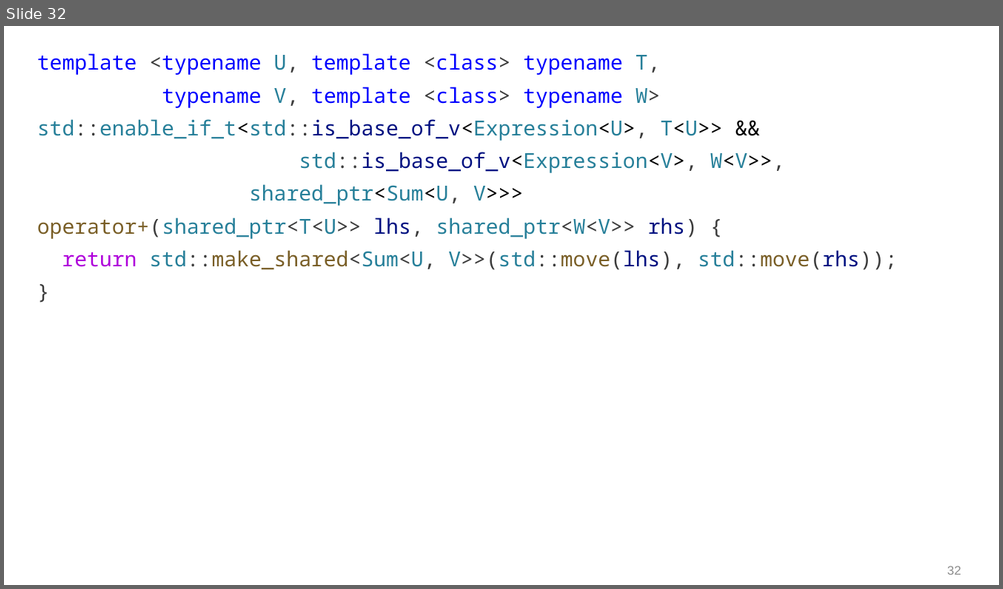
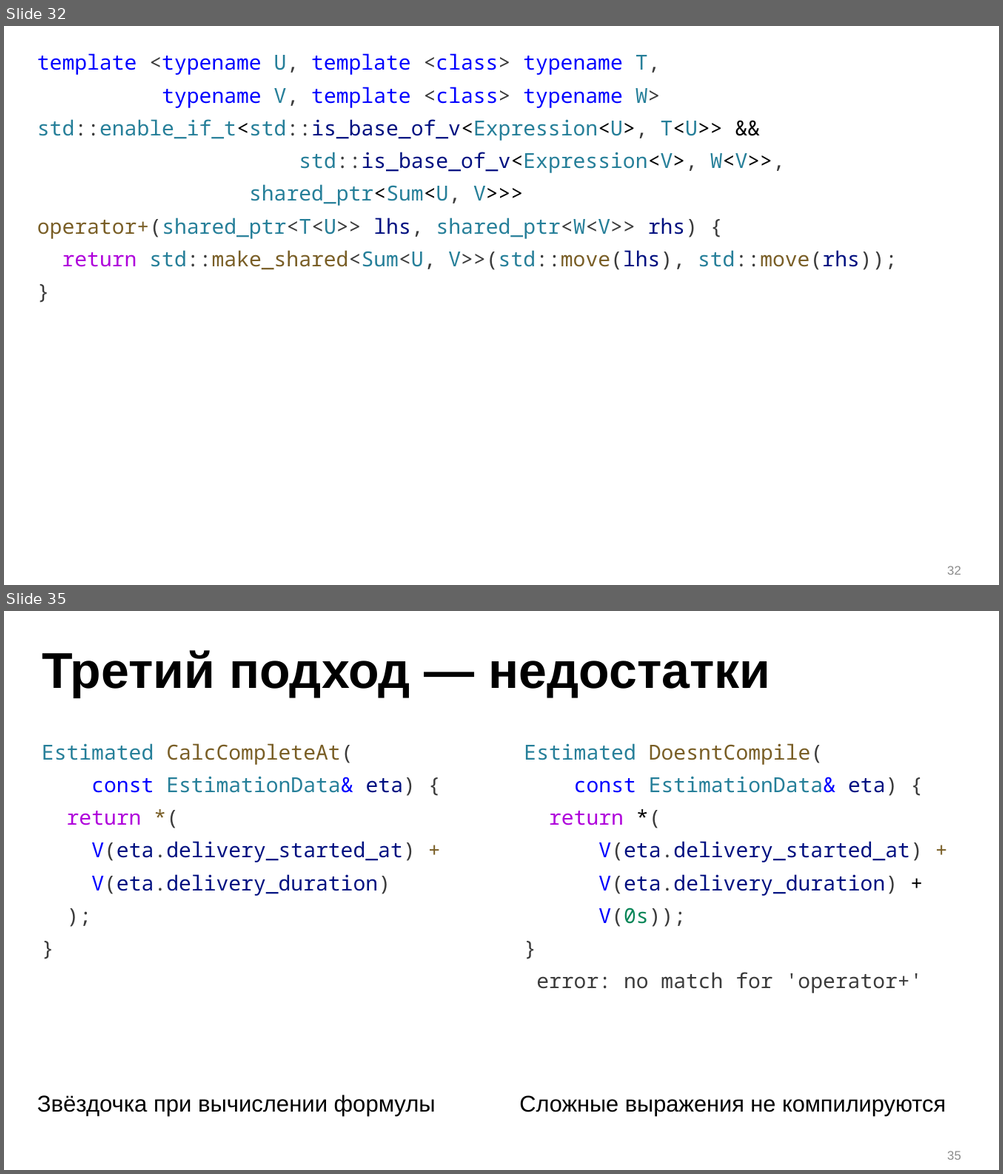
Before and after one commit to ishfb/zcc23, a slide deck: slides_new.pptx. Shown one above the other, each under a label of ours: slide 32 before the commit, slides 32 and 35 after it; the slides between them are not shown. The pictures are 1003x589 and 1003x1174 pixels, drawn with LibreOffice and Linux fonts; fonts in the diff are those of the drawing. Boxes give left, top, right and bottom in pixels: in the first picture for what was removed or moved away, otherwise in the second. Text is boxed around its words. In the diff, an @@ line names an element or a change of style, - is before the commit and + after.

```diff
--- a/slides_new.pptx
+++ b/slides_new.pptx
@@ slide 35 added at (x1=4, y1=611, x2=999, y2=1170), background #FFFFFF @@
@@ title added at (x1=42, y1=650, x2=771, y2=698), 48.6 pt, text #000000, bold @@
+Третий подход — недостатки
@@ text added at (x1=42, y1=743, x2=415, y2=896), 20 pt, text #001080 @@
+Estimated CalcCompleteAt(
+const EstimationData& eta) {
+return *(
+V(eta.delivery_started_at) +
+V(eta.delivery_duration)
+);
+}
@@ text added at (x1=523, y1=743, x2=922, y2=994), 20 pt, text #001080 @@
+Estimated DoesntCompile(
+const EstimationData& eta) {
+return *(
+V(eta.delivery_started_at) +
+V(eta.delivery_duration) +
+V(0s));
+}
+error: no match for 'operator+'
@@ text added at (x1=37, y1=1095, x2=435, y2=1116), 22.2 pt, text #000000 @@
+Звёздочка при вычислении формулы
@@ text added at (x1=519, y1=1096, x2=945, y2=1116), 22 pt, text #000000 @@
+Сложные выражения не компилируются
@@ page number added at (x1=947, y1=1151, x2=961, y2=1160), 12 pt, text #8C8C8C @@
+35
```
Also in this commit, not shown: 1 slide changed, 3 other slides added.
